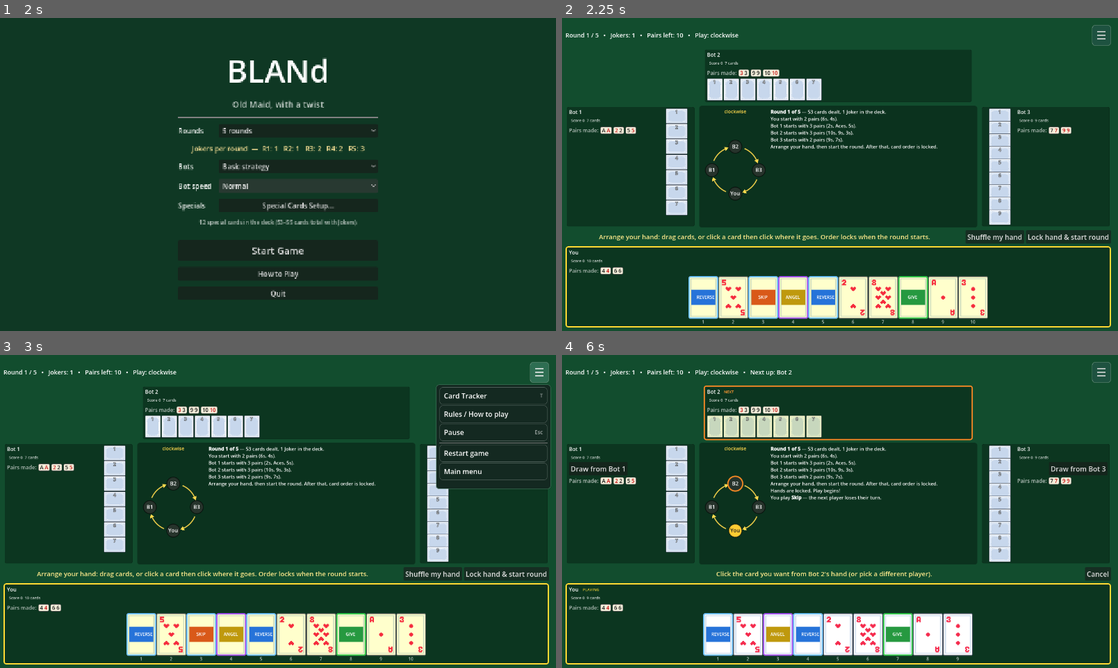
Above: before the commit, frames 1-4 (two rows, left to right).
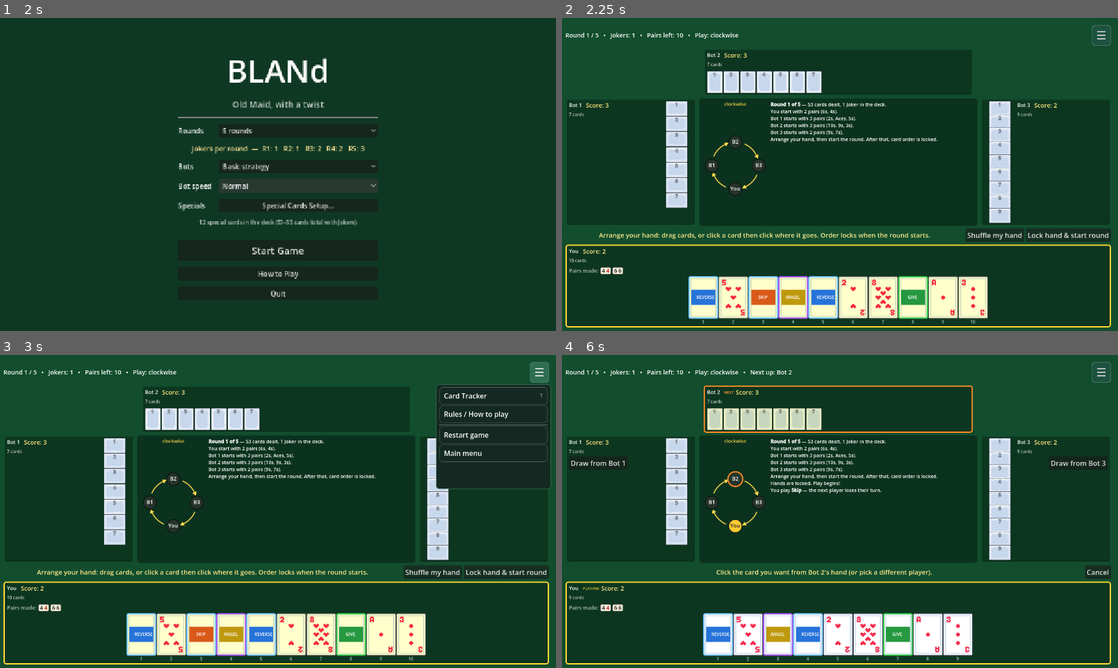
Above: after the commit, the same moments.

Repository: louibasmu/BLANd-
Game: Godot game, scene res://BaseGame/2. MainMenu/main_menu.tscn
Same seed, same stepped clock (60 frames per second), same inputs: the game is played once before the commit and once after it.
Inputs:
- Up to frame 1 (2 s): click "Normal" at 0.5 s; click "Normal" at 1.25 s
- Up to frame 2 (2.25 s): click "Start Game" at 2 s
- Up to frame 3 (3 s): click "☰" at 2.75 s
- Up to frame 4 (6 s): click "Lock hand & start round" at 3.5 s; click "Lock hand & start round" at 4.25 s; click "SKIP" at 5 s; click "Draw from Bot 2" at 5.75 s

Frame 1 is identical in both runs. In frame 2, 7.9% of the frame differs, in the area x 0-99%, y 11-78%; in frame 3, 8.0%; in frame 4, 8.3%.

Commit message:
changed dropdown settings: opening the dropdown menu is not pausing it automatically, resumes when leave it too. Bot's pairs no longer show up, score display is larger. Now tracks the score real-time instead of just showing it at the end (that's how user will now how many pairs opponent made)

Diff:
--- a/game-dev-seminar/BaseGame/1. CoreMechanics/bland_game.gd
+++ b/game-dev-seminar/BaseGame/1. CoreMechanics/bland_game.gd
@@ -197,14 +197,14 @@
 			"" if made.size() == 1 else "s", ", ".join(made)])
 
 
-# Moves a matched pair out of the hand into the discard pile and records it for scoring and
-# for the pair display on the table. It does not add points yet; that happens in _finish_round().
+# Moves a matched pair out of the hand into the discard pile and records its points immediately.
 func _discard_pair(p: BlandPlayer, a: BlandCard, b: BlandCard) -> void:
 	p.hand.erase(a)
 	p.hand.erase(b)
 	discard_pile.append(a)
 	discard_pile.append(b)
 	p.round_pairs += 1
+	p.total_score += GameSettings.POINTS_PER_PAIR
 	p.paired_ranks.append(a.rank)
 	p.paired_cards.append([a, b])
 
@@ -226,7 +226,7 @@
 		var jokers := p.joker_count()
 		p.round_penalty = jokers * GameSettings.JOKER_PENALTY
 		var gained := p.round_pairs * GameSettings.POINTS_PER_PAIR - p.round_penalty
-		p.total_score += gained
+		p.total_score -= p.round_penalty
 		summary.append({
 			"name": p.display_name, "pairs": p.round_pairs, "jokers": jokers,
 			"penalty": p.round_penalty, "round_points": gained, "total": p.total_score,
--- a/game-dev-seminar/BaseGame/3. Player/bland_player.gd
+++ b/game-dev-seminar/BaseGame/3. Player/bland_player.gd
@@ -13,9 +13,9 @@
 # The cards this player currently holds. Order matters: new cards go on the end.
 var hand: Array[BlandCard] = []
 
-# Running score across all rounds (pairs earn points, Jokers at round end lose points).
+# Running score across all rounds (pair points are added immediately; Joker penalties are applied at round end).
 var total_score: int = 0
-# Pairs made so far this round (points are added to total_score when the round ends).
+# Pairs made so far this round (also used to calculate the round summary).
 var round_pairs: int = 0
 var paired_ranks: Array[int] = []   # ranks this player has paired this round (shown on the table)
 var paired_cards: Array = []        # [card_a, card_b] for each pair, so the table can show suit colours
--- a/game-dev-seminar/BaseGame/5. CardTable/game_table.gd
+++ b/game-dev-seminar/BaseGame/5. CardTable/game_table.gd
@@ -171,6 +171,7 @@
 	_menu_popup.exclusive = true
 	_menu_popup.transient = true
 	_menu_popup.close_requested.connect(_menu_popup.hide)
+	_menu_popup.popup_hide.connect(_on_menu_popup_hidden)
 	_menu_popup.add_theme_stylebox_override("panel", _box(Color(0.08, 0.16, 0.13), Color(0.3, 0.5, 0.4), 1))
 	var menu_items := VBoxContainer.new()
 	menu_items.set_anchors_preset(Control.PRESET_FULL_RECT)
@@ -182,7 +183,6 @@
 	_menu_popup.add_child(menu_items)
 	_add_menu_item(menu_items, "Card Tracker", "T", _on_menu_tracker)
 	_add_menu_item(menu_items, "Rules / How to play", "", _on_menu_rules)
-	_add_menu_item(menu_items, "Pause", "Esc", _on_menu_pause)
 	var menu_separator := HSeparator.new()
 	menu_items.add_child(menu_separator)
 	_add_menu_item(menu_items, "Restart game", "", _on_menu_restart)
@@ -336,6 +336,7 @@
 	if _menu_popup.visible:
 		_menu_popup.hide()
 		return
+	_set_paused(true)
 	var button_rect := _menu_button.get_global_rect()
 	var popup_position := Vector2i(
 		int(button_rect.end.x - _menu_popup.size.x),
@@ -344,16 +345,16 @@
 	_menu_popup.popup(Rect2i(popup_position, _menu_popup.size))
 
 
+func _on_menu_popup_hidden() -> void:
+	_set_paused(false)
+
+
 func _on_menu_tracker() -> void:
 	_show_tracker()
 
 
 func _on_menu_rules() -> void:
 	_show_rules()
-
-
-func _on_menu_pause() -> void:
-	_toggle_pause()
 
 
 func _on_menu_restart() -> void:
@@ -399,7 +400,8 @@
 	for seat in _seats.values():
 		_set_scaled_font_size(seat["name"], 14, scale)
 		_set_scaled_font_size(seat["badge"], 10, scale)
-		_set_scaled_font_size(seat["info"], 10, scale)
+		_set_scaled_font_size(seat["score"], 16, scale)
+		_set_scaled_font_size(seat["info"], 11, scale)
 		if seat["card_area"] != null:
 			seat["card_area"].custom_minimum_size.y = BIG_CARD.y * scale + 13.0
 func _set_scaled_font_size(control: Control, base_size: int, scale: float) -> void:
@@ -447,11 +449,15 @@
 	var badge := Label.new()   # "PLAYING" / "NEXT"
 	badge.add_theme_font_size_override("font_size", 10)
 	head.add_child(badge)
+	var score_l := Label.new()
+	score_l.add_theme_font_size_override("font_size", 16)
+	score_l.add_theme_color_override("font_color", Color(1, 0.9, 0.5))
+	head.add_child(score_l)
 	var info_l := Label.new()
 	info_l.size_flags_horizontal = Control.SIZE_EXPAND_FILL
 	info_l.clip_text = true
 	info_l.text_overrun_behavior = TextServer.OVERRUN_TRIM_ELLIPSIS
-	info_l.add_theme_font_size_override("font_size", 10)
+	info_l.add_theme_font_size_override("font_size", 11)
 	info_l.modulate = Color(1, 1, 1, 0.8)
 	v.add_child(info_l)
 
@@ -471,19 +477,21 @@
 		row2.add_child(target_spacer)
 		row2.add_child(target_btn)
 
-	# Pairs occupy a separate row and wrap only when their panel runs out of width.
-	var pairs_row := HBoxContainer.new()
-	v.add_child(pairs_row)
-	var pairs_l := Label.new()
-	pairs_l.text = "Pairs made:"
-	pairs_l.add_theme_font_size_override("font_size", 12)
-	pairs_l.modulate = Color(1, 1, 1, 0.7)
-	pairs_row.add_child(pairs_l)
-	var pairs_box := HFlowContainer.new()
-	pairs_box.size_flags_horizontal = Control.SIZE_EXPAND_FILL
-	pairs_box.add_theme_constant_override("h_separation", 3)
-	pairs_box.add_theme_constant_override("v_separation", 3)
-	pairs_row.add_child(pairs_box)
+	var pairs_box: HFlowContainer = null
+	if i == HUMAN:
+		# Keep the human's pairs visible; bots show their score without exposing their pairs.
+		var pairs_row := HBoxContainer.new()
+		v.add_child(pairs_row)
+		var pairs_l := Label.new()
+		pairs_l.text = "Pairs made:"
+		pairs_l.add_theme_font_size_override("font_size", 12)
+		pairs_l.modulate = Color(1, 1, 1, 0.7)
+		pairs_row.add_child(pairs_l)
+		pairs_box = HFlowContainer.new()
+		pairs_box.size_flags_horizontal = Control.SIZE_EXPAND_FILL
+		pairs_box.add_theme_constant_override("h_separation", 3)
+		pairs_box.add_theme_constant_override("v_separation", 3)
+		pairs_row.add_child(pairs_box)
 
 	var cards: Control
 	var card_area: Control = null
@@ -505,8 +513,8 @@
 		v.add_child(row)
 		cards = row
 
-	_seats[i] = {"panel": panel, "name": name_l, "badge": badge, "info": info_l, "cards": cards,
-		"card_area": card_area, "target": target_btn, "pairs": pairs_box}
+	_seats[i] = {"panel": panel, "name": name_l, "badge": badge, "score": score_l, "info": info_l,
+		"cards": cards, "card_area": card_area, "target": target_btn, "pairs": pairs_box}
 	return panel
 
 
@@ -780,7 +788,7 @@
 
 
 # Redraws one seat panel: name, PLAYING / NEXT badge, score and cards-left text, the border colour
-# (gold = their turn, blue = frozen, orange = someone is drawing from them), the pairs they have made,
+# (gold = their turn, blue = frozen, orange = someone is drawing from them), the human's pairs,
 # the "Choose" button when they can be targeted, and finally their cards.
 func _refresh_seat(i: int, human_turn: bool) -> void:
 	var p := game.players[i]
@@ -795,7 +803,8 @@
 	elif in_play and game.upcoming_player() == i:
 		badge.text = "  NEXT"
 		badge.add_theme_color_override("font_color", Color(1, 0.6, 0.2))
-	var info := "  Score %d  %d card%s" % [p.total_score, p.hand.size(), "" if p.hand.size() == 1 else "s"]
+	seat["score"].text = "Score: %d" % p.total_score
+	var info := "%d card%s" % [p.hand.size(), "" if p.hand.size() == 1 else "s"]
 	if p.frozen_turns > 0:
 		info += "   •   FROZEN (%d)" % p.frozen_turns
 	if p.finished:
@@ -828,17 +837,18 @@
 		tb.visible = not (ui_mode == UiMode.CHOOSE_DRAW_INDEX and pending_target == i)
 		tb.text = "Draw from %s" % p.display_name
 
-	# Pairs are rebuilt from scratch each refresh (old chips are freed), sorted by rank so they read in order.
-	var pbox: Container = seat["pairs"]
-	for c in pbox.get_children():
-		pbox.remove_child(c)
-		c.queue_free()
-	var pairs := p.paired_cards.duplicate()
-	pairs.sort_custom(func(x: Array, y: Array) -> bool: return x[0].rank < y[0].rank)
-	for pr in pairs:
-		pbox.add_child(_pair_chip(pr[0], pr[1]))
-	if pairs.is_empty():
-		pbox.add_child(_small_label("none yet"))
+	if i == HUMAN:
+		# Rebuild the human's pairs from scratch each refresh, sorted by rank.
+		var pbox: Container = seat["pairs"]
+		for c in pbox.get_children():
+			pbox.remove_child(c)
+			c.queue_free()
+		var pairs := p.paired_cards.duplicate()
+		pairs.sort_custom(func(x: Array, y: Array) -> bool: return x[0].rank < y[0].rank)
+		for pr in pairs:
+			pbox.add_child(_pair_chip(pr[0], pr[1]))
+		if pairs.is_empty():
+			pbox.add_child(_small_label("none yet"))
 
 	# Likewise the cards in the hand are rebuilt each time.
 	var box: Control = seat["cards"]
@@ -1361,12 +1371,9 @@
 	if _pause_modal != null:
 		_pause_modal.queue_free()
 		_pause_modal = null
-		_paused = false
-		if _bot_timer.is_stopped() and _bot_player == game.current and not game.players[game.current].is_human:
-			_bot_timer.start(_bot_delay())
-		return
-	_paused = true
-	_bot_timer.stop()
+		_set_paused(false)
+		return
+	_set_paused(true)
 	_pause_modal = _make_overlay()
 	var v: VBoxContainer = _pause_modal.get_meta("content")
 	var t := Label.new()
@@ -1387,6 +1394,16 @@
 		b.pressed.connect(entry[1])
 		v.add_child(b)
 	add_child(_pause_modal)
+
+
+func _set_paused(paused: bool) -> void:
+	if _paused == paused:
+		return
+	_paused = paused
+	if paused:
+		_bot_timer.stop()
+	elif _bot_timer.is_stopped() and _bot_player == game.current and not game.players[game.current].is_human:
+		_bot_timer.start(_bot_delay())
 
 
 ## Which cards are gone and which are still out there, rank by rank.
